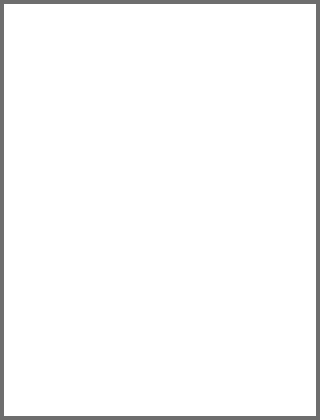
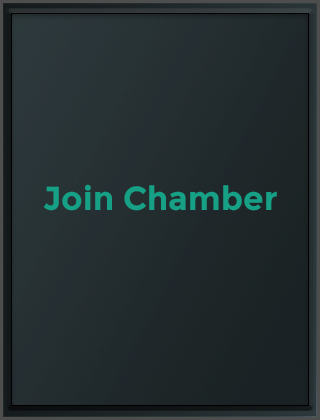
Layers edited between the first and the second 320×420 image:
added layer "Join Chamber" above "Layer 1" over bbox(43, 184, 277, 211)
added layer "Layer 1" above "Background" over bbox(11, 13, 309, 406)
added layer "Background" over bbox(0, 0, 320, 420)
